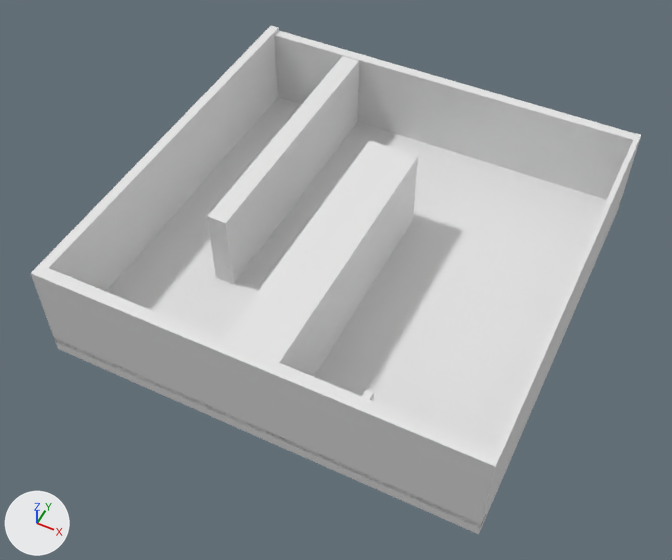
The Blender file gazebo_models/baseline_model_one_pump/blend.blend: old version first, new version second.
Both versions are drawn from a 50 mm camera at (8.14, -17.72, 21.09) aimed at (-0.15, -1.15, 0.39). Lighting does not change. The marker at lower left points along +X, +Y and +Z. Materials are left out; every surface is plain grey.
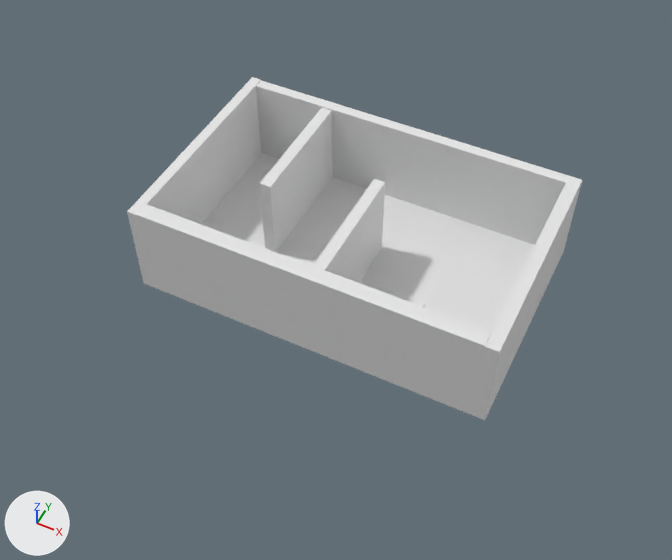
Where the newer file only moved an object's origin or applied its transform, the numbers keep the older frame.

Boxes [x1, y1, x2, y2] around the edits, measured in the pictures (672 x 560 px):
'Cube', rescaled (25% narrower, 38% shorter): before [54, 97, 618, 528]; after [143, 153, 564, 420]
'Cube.004', mesh rescaled (13% taller): before [274, 31, 641, 214]; after [137, 204, 491, 411]
'Cube.001', mesh rescaled (71% narrower, 24% shorter): before [31, 264, 501, 534]; after [127, 77, 261, 283]
'Cube.002', mesh rescaled (107% wider, 56% shorter): before [484, 133, 641, 521]; after [256, 80, 582, 252]
'Cube.003', mesh rescaled: before [40, 26, 279, 291]; after [472, 183, 579, 416]
'Cube.006', mesh rescaled: before [223, 140, 418, 377]; after [313, 179, 385, 283]
'Cube.005', mesh rescaled (52% narrower, 37% shorter): before [207, 56, 359, 284]; after [260, 108, 332, 252]
'Cube.007', moved: before [362, 389, 374, 401]; after [416, 301, 425, 307]

The edits, one by one:
me_cube_001 has 8 vertices, 6 faces and spans x -6.5..6.5, y -0.19..0.19, z -1.09..1.09.
me_cube_001 is used by ob_cube_001; location (0.0, -6.31, 1.19); scale (1.0, 1.0, 1.5).
me_cube_001 part 1: the whole mesh is scaled about its middle by (0.025, 18.9, 0.865), then moved by (-5.34, 6.31, 0.22).
me_cube_002 has 8 vertices, 6 faces and spans x -0.08..0.08, y -6.41..6.41, z -1.05..1.05.
me_cube_002 is used by ob_cube_002; location (6.42, 0.09, 1.15); scale (1.0, 1.0, 1.5).
me_cube_002 part 2: the whole mesh is scaled about its middle by (65.2, 0.026, 0.887), then moved by (-6.26, 3.24, 0.23).
me_cube_003 has 8 vertices, 6 faces and spans x -0.15..0.15, y -6.31..6.31, z -1.09..1.09.
me_cube_003 is used by ob_cube_003; location (-6.35, 0.19, 1.19); scale (1.0, 1.0, 1.5).
me_cube_003 part 3: the whole mesh is scaled about its middle by (1.26, 0.528, 0.862), then moved by (11.65, -0.35, 0.21).
me_cube_004 has 8 vertices, 6 faces and spans x -6.35..6.35, y -0.16..0.16, z -1.04..1.04.
me_cube_004 is used by ob_cube_004; location (0.15, 6.34, 1.14); scale (1.0, 1.0, 1.5).
me_cube_004 part 4: the whole mesh is scaled about its middle by (0.81, 1.47, 0.906), then moved by (-0.19, -9.6, 0.25).
me_cube_005 has 8 vertices, 6 faces and spans x -0.31..0.31, y -4.32..4.32, z -1.03..1.03.
me_cube_005 is used by ob_cube_005; location (-3.25, 1.86, 1.13); scale (1.0, 1.0, 1.5).
me_cube_005 part 5: the whole mesh is scaled about its middle by (0.584, 0.455, 0.893), then moved by (0.62, -0.66, 0.23).
me_cube_006 has 8 vertices, 6 faces and spans x -0.27..0.27, y -4.3..4.3, z -1.08..1.08.
me_cube_006 is used by ob_cube_006; location (-0.01, -1.83, 1.18); scale (2.98, 1.0, 1.5).
me_cube_006 part 6: the whole mesh is scaled about its middle by (0.221, 0.457, 0.851), then moved by (0.09, 0.76, 0.2).
Object 'Cube' (ob_cube) is rescaled from (6.5, 6.5, 0.1) to (5.5, 3.5, 0.1).
Object 'Cube.007' (ob_cube_007) moves from (3.12, -6.01, 1.31) to (3.12, -2.9, 1.31).
